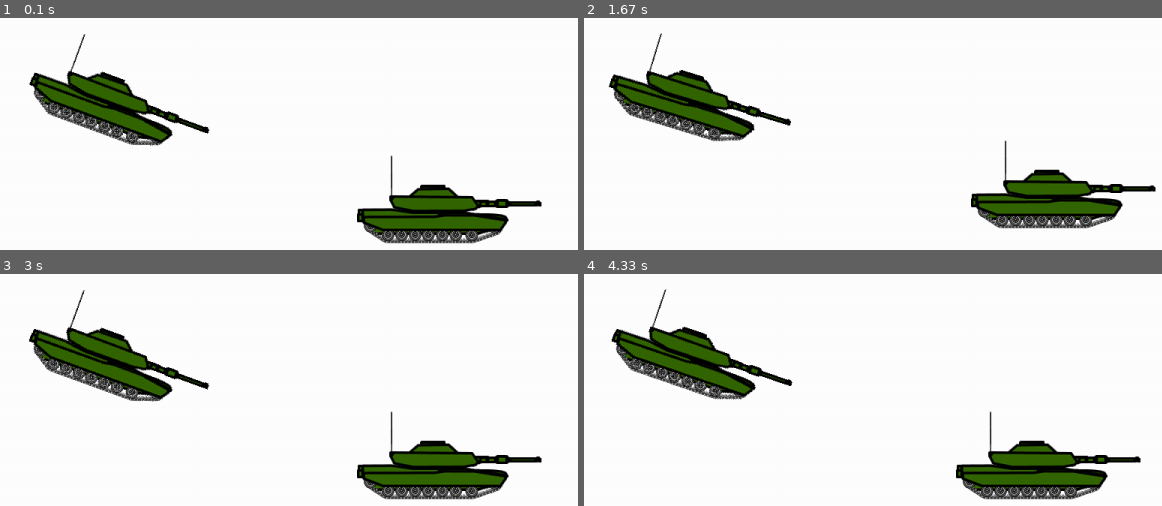
Above: before the commit, frames 1-4 (two rows, left to right).
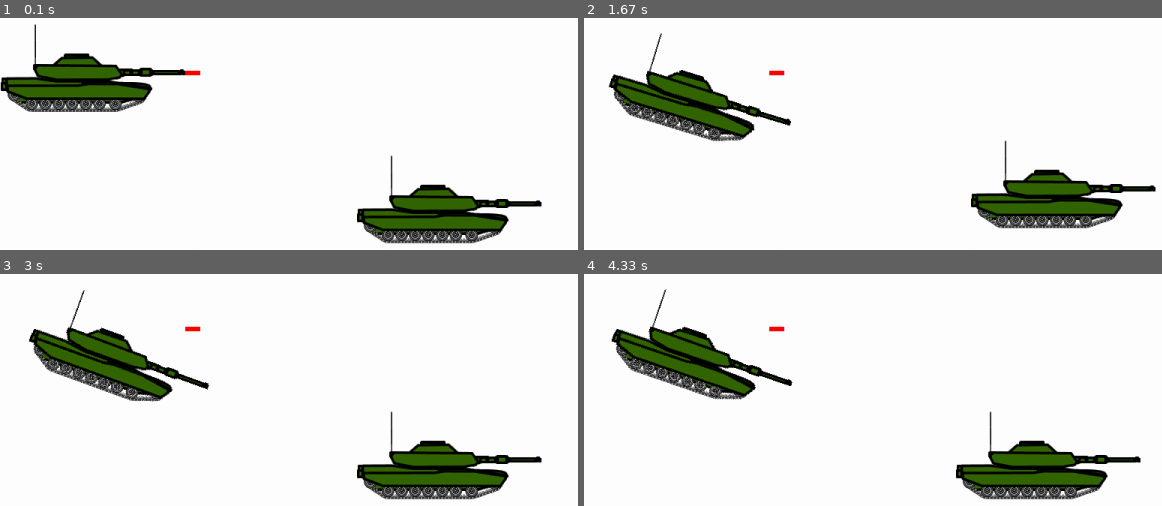
Above: after the commit, the same moments.

Repository: Samrocks58/coding-stuff
Game: pygame game, started from tank game.py
The game is run twice, just before and just after one commit, with the same random seed, the same clock (stepped at 60 frames per second) and the same inputs.
Inputs:
- Up to frame 1 (0.1 s): no input
- Up to frame 2 (1.67 s): hold Right 0.33-0.8 s; hold Up 0.83-1.13 s; hold Right 1.17-1.63 s
- Up to frame 3 (3 s): hold Left 1.67-2.2 s; hold Down 2.23-2.53 s; hold Left 2.57-2.97 s
- Up to frame 4 (4.33 s): hold Up 3-3.37 s; hold Right 3.4-4.03 s; hold Down from 4.07 s (still down)

The runs differ from the first frame. In frame 1, 6.7% of the frame differs, in the area x 0-37%, y 2-56%; in frame 2, less than 0.1%; in frame 3, less than 0.1%; in frame 4, less than 0.1%.

Commit message:
Update tank game.py

Diff:
--- a/tank game.py
+++ b/tank game.py
@@ -24,11 +24,16 @@
 opponentX=0
 opponentY=0
 current_degrees=0
-opponent_tank=pygame.transform.rotate(opponent_tank, math.degrees(math.atan(abs(opponentX-playerX)/abs(opponentY-playerY)))-90)
-current_degrees=math.degrees(math.atan(abs(opponentX-playerX)/abs(opponentY-playerY)))-90
+# opponent_tank=pygame.transform.rotate(opponent_tank, math.degrees(math.atan(abs(opponentX-playerX)/abs(opponentY-playerY)))-90)
+# current_degrees=math.degrees(math.atan(abs(opponentX-playerX)/abs(opponentY-playerY)))-90
 
 while True:
     screen.fill(white)
+
+    shooty_boy=pygame.Surface((20, 6))
+    shooty_boy.fill(Red)
+    shooty_boy=pygame.transform.rotate(shooty_boy, current_degrees)
+    screen.blit(shooty_boy, (247, 113))
     screen.blit(tank, (playerX, playerY))
     screen.blit(opponent_tank, (opponentX, opponentY))
     for event in pygame.event.get():
